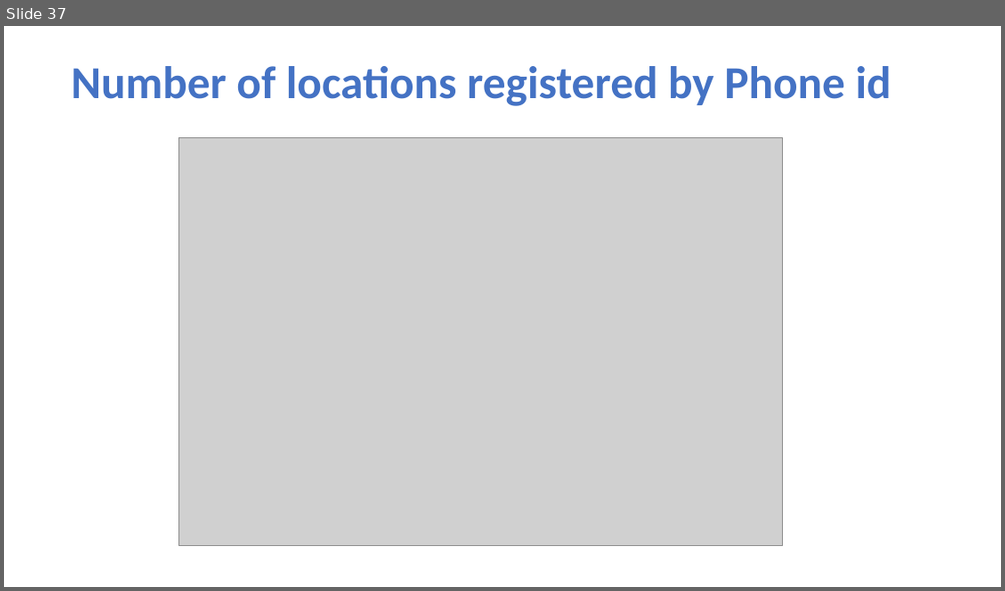
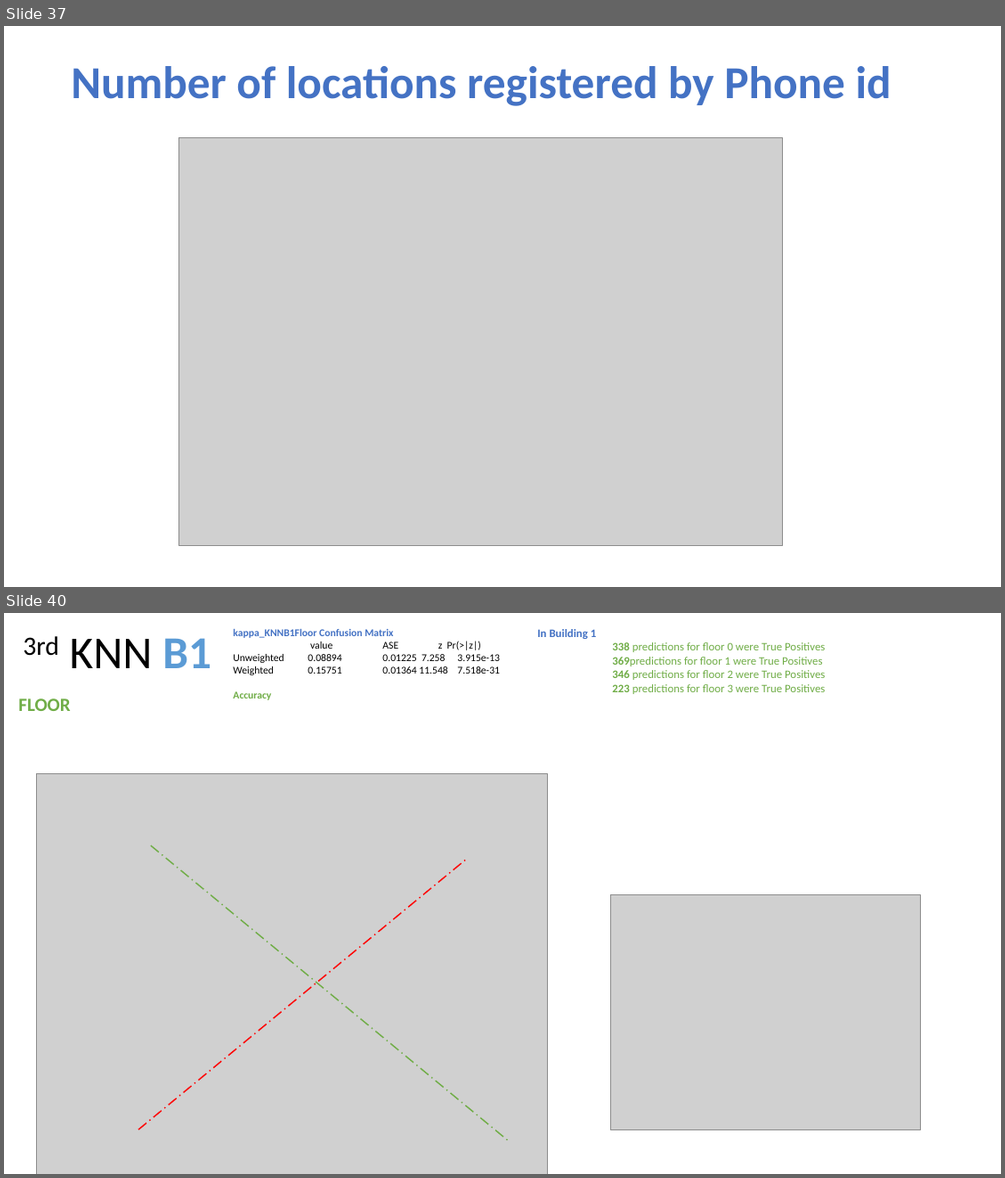
Before and after one commit to NatasjaFortuin/Wifi-locationing, a slide deck: Data etc/Log.pptx. Shown one above the other, each under a label of ours: slide 37 before the commit, slides 37 and 40 after it; the slides between them are not shown. The pictures are 1005x591 and 1005x1178 pixels, drawn with LibreOffice and Linux fonts; fonts in the diff are those of the drawing; grey boxes stand for pictures. Boxes give left, top, right and bottom in pixels: in the first picture for what was removed or moved away, otherwise in the second. Text is boxed around its words. In the diff, an @@ line names an element or a change of style, - is before the commit and + after.

Commit message:
predict_validation

```diff
--- a/Data etc/Log.pptx
+++ b/Data etc/Log.pptx
@@ slide 40 added at box(4, 613, 1001, 1174), background #FFFFFF @@
@@ title added at box(23, 636, 211, 668), 44 pt, text #000000 @@
+3rd KNN B1
@@ text added at box(233, 629, 500, 700), 10 pt, text #000000 @@
+kappa_KNNB1Floor Confusion Matrix
+    value ASE z Pr(>|z|)
+Unweighted 0.08894 0.01225 7.258 3.915e-13
+Weighted 0.15751 0.01364 11.548 7.518e-31
+Accuracy
@@ text added at box(537, 629, 825, 694), 11 pt, text #70AD47 @@
+In Building 1
+338 predictions for floor 0 were True Positives
+369predictions for floor 1 were True Positives
+346 predictions for floor 2 were True Positives
+223 predictions for floor 3 were True Positives
@@ text added at box(18, 698, 70, 711), 18 pt, text #70AD47, bold @@
+FLOOR
@@ picture added at box(37, 774, 547, 1174) @@
@@ line added from (151, 845) to (510, 1142), #70AD47 1.25 pt dashed @@
@@ line added from (138, 1130) to (469, 858), #FF0000 1.25 pt dashed @@
@@ picture added at box(611, 895, 921, 1130) @@
```
Also in this commit, not shown: 11 other slides added, 12 other files.
